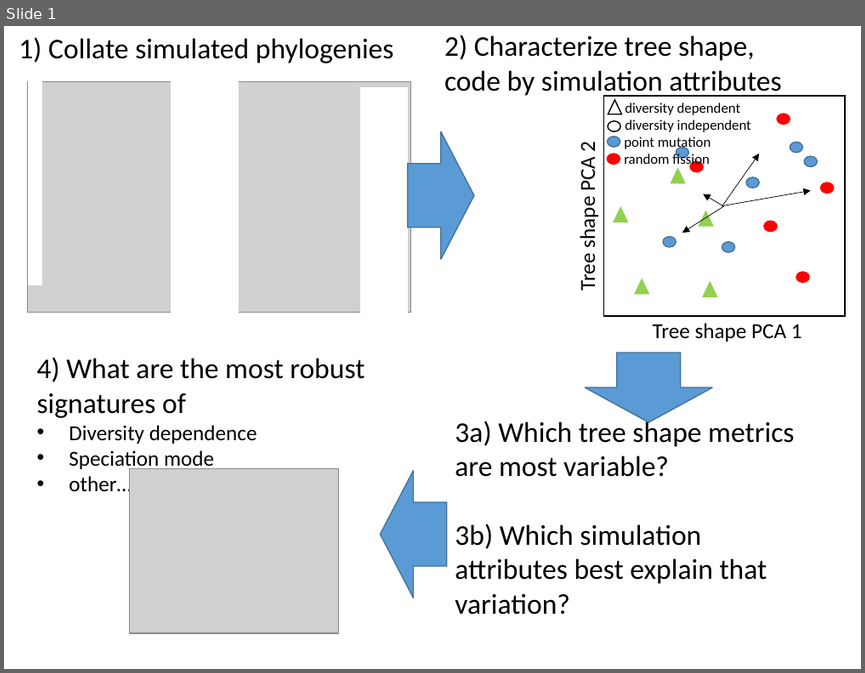
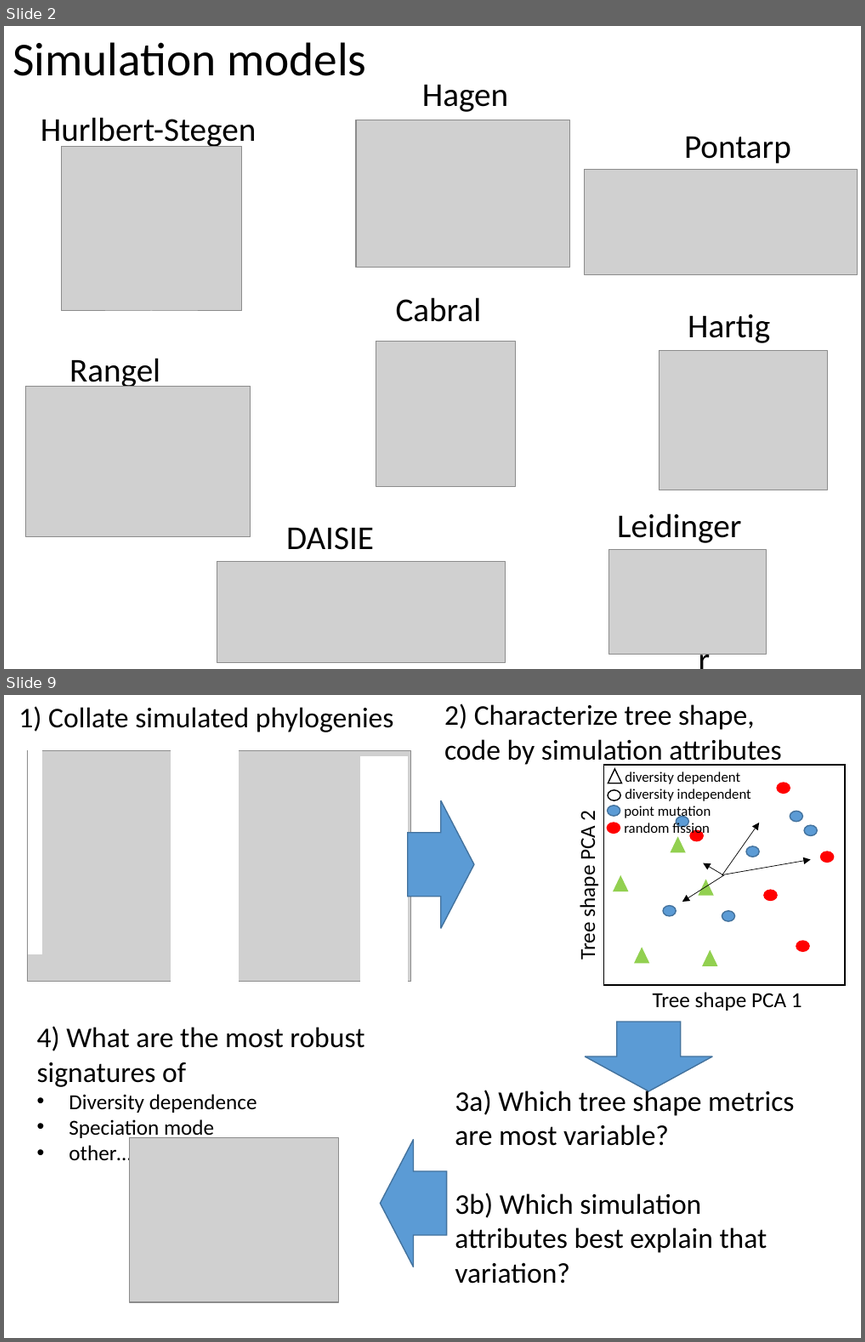
Before and after one commit to sELDIG/SimulationStudy, a slide deck: simulation_output_comparison.pptx. Shown one above the other, each under a label of ours: slide 1 before the commit, slides 2 and 9 after it; the slides between them are not shown. The pictures are 865x673 and 865x1342 pixels, drawn with LibreOffice and Linux fonts; fonts in the diff are those of the drawing; grey boxes stand for pictures. Boxes give left, top, right and bottom in pixels: in the first picture for what was removed or moved away, otherwise in the second. Text is boxed around its words. In the diff, an @@ line names an element or a change of style, - is before the commit and + after.

```diff
--- a/simulation_output_comparison.pptx
+++ b/simulation_output_comparison.pptx
@@ slide 2 added at [4,26,861,669], background #FFFFFF @@
@@ title added at [12,42,366,76], 39.6 pt, text #000000 @@
+Simulation models
@@ text added at [422,85,508,112], 28 pt, text #000000 @@
+Hagen
@@ text added at [41,117,256,150], 28 pt, text #000000 @@
+Hurlbert-Stegen
@@ picture added at [356,120,569,267] @@
@@ picture added at [62,147,242,312] @@
@@ text added at [684,136,791,164], 28 pt, text #000000 @@
+Pontarp
@@ picture added at [584,169,857,274] @@
@@ text added at [396,297,482,322], 28 pt, text #000000 @@
+Cabral
@@ text added at [687,314,770,343], 28 pt, text #000000 @@
+Hartig
@@ picture added at [375,340,515,486] @@
@@ picture added at [658,351,827,489] @@
@@ text added at [69,358,160,391], 28 pt, text #000000 @@
+Rangel
@@ picture added at [26,386,250,537] @@
@@ text added at [286,527,374,550], 28 pt, text #000000 @@
+DAISIE
@@ text added at [617,513,741,543], 28 pt, text #000000 @@
+Leidinger
@@ picture added at [217,561,506,663] @@
@@ picture added at [609,549,766,653] @@
@@ text added at [689,553,725,669], 28 pt, text #000000 @@
+Hartig
@@ what was slide 1 is now slide 9 @@
```
Also in this commit, not shown: 12 other slides added.
